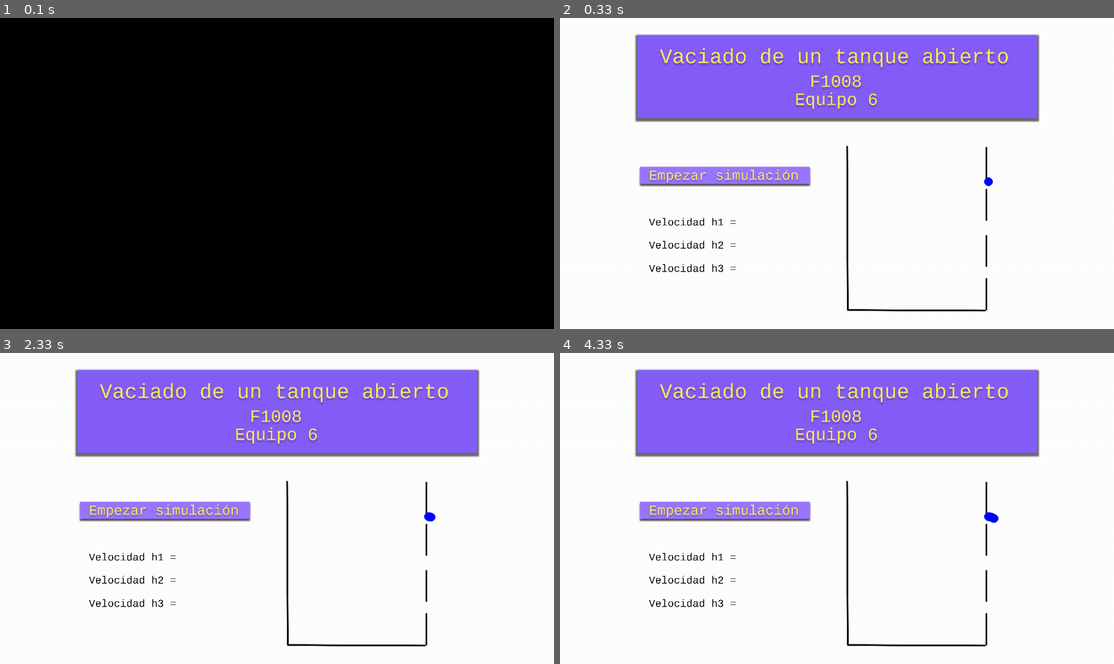
Above: before the commit, frames 1-4 (two rows, left to right).
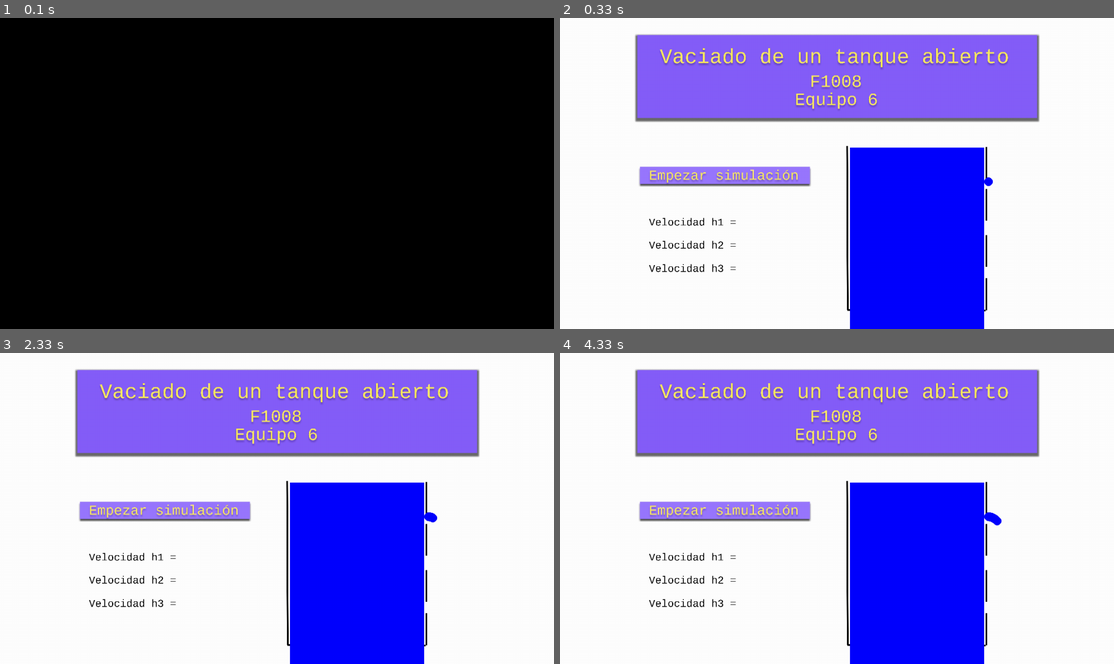
Above: after the commit, the same moments.

Repository: DulceBucio/SimuladorMariotte
Game: pygame game, started from simuladorpygame.py
The game is run twice, just before and just after one commit, with the same random seed, the same clock (stepped at 60 frames per second) and the same inputs.
Inputs:
- Up to frame 1 (0.1 s): no input
- Up to frame 2 (0.33 s): no input
- Up to frame 3 (2.33 s): no input
- Up to frame 4 (4.33 s): no input

Frame 1 is identical in both runs. In frame 2, 14% of the frame differs, in the area x 52-77%, y 41-100%; in frame 3, 14%; in frame 4, 14%, in the area x 52-80%, y 41-100%.

Commit message:
calculos

Diff:
--- a/pruebas calculos.py
+++ b/pruebas calculos.py
@@ -22,4 +22,9 @@
     puntos_x.append(x)
     puntos_y.append(y)
 
-print(puntos_x + 980)
+# Graficar los puntos
+plt.plot(puntos_x, puntos_y)
+plt.xlabel('Desplazamiento horizontal')
+plt.ylabel('Altura')
+plt.title('Tiro parabólico')
+plt.show()
--- a/simuladorpygame.py
+++ b/simuladorpygame.py
@@ -42,7 +42,7 @@
     color = (0, 0, 255)
     while puntos < len(xcoord):
         draw.circle(screen, (0,0,255), (xcoord[puntos], 720 - ycoord[puntos]), 10, 0)
-        time.delay(300)
+        time.delay(200)
         display.update()
         puntos += 1
 
@@ -50,14 +50,16 @@
     velocidadsalida = math.sqrt(2*9.81*altura)
     return velocidadsalida
 
-
+velocidad1 = calculos(.34)
+velocidad2 = calculos(.24)
+velocidad3 = calculos(.14)
 
 while True:
     screen.fill((255, 255, 255))
     screen.blit(fondo, (0,0))
     for e in event.get():
         if e.type == QUIT: sys.exit()
-    draw.rect(screen, (0,0,255), (399,-120, 312, 100), 3)
+    draw.rect(screen, (0,0,255), (670, 300, 310, 480), 0)
     #draw.circle(screen, (0,0,255), (980, 380), 10, 0)
     #draw.circle(screen, (0,0,255), (980, 480), 10, 0)
     #draw.circle(screen, (0,0,255), (980, 580), 10, 0)
